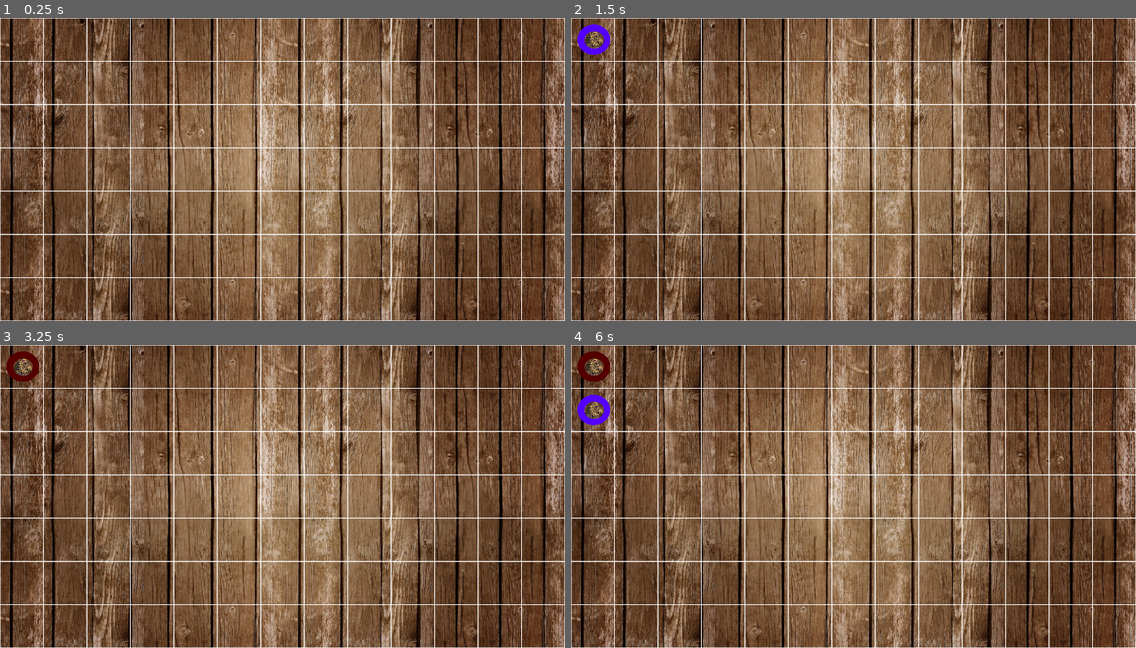
Above: before the commit, frames 1-4 (two rows, left to right).
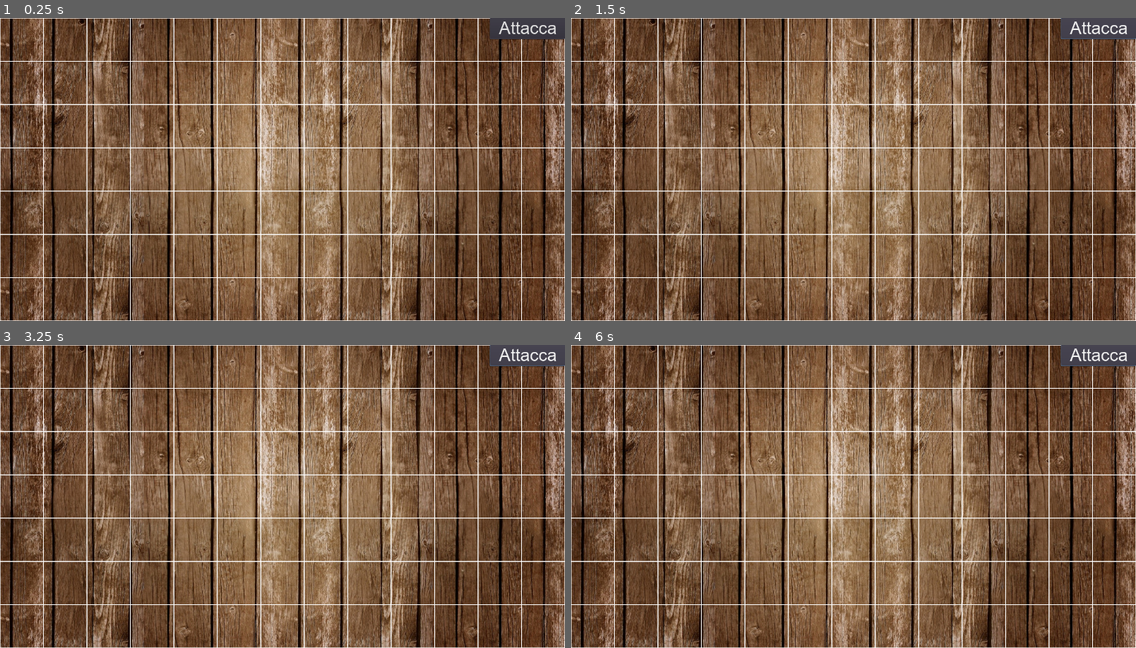
Above: after the commit, the same moments.

Repository: Cesandri89/Chess-Game
Game: Godot game, scene res://Board.tscn
The game is run twice, just before and just after one commit, with the same random seed, the same clock (stepped at 60 frames per second) and the same inputs.
Inputs (mouse positions are in pixels of both pictures, inside the frame that each line leads up to):
- Up to frame 1 (0.25 s): no input
- Up to frame 2 (1.5 s): click (1096, 27) at 0.5 s, where only the run after the commit has a clickable "Attacca"; tap Enter (enter) at 1.25 s; hold Right (ui_right) from 1.28 s (still down); tap B (b) at 1.35 s
- Up to frame 3 (3.25 s): tap Enter (enter) at 1.55, 2.1, 2.75, 3.05 s; tap Space at 2 s; release Right (ui_right) at 2.03 s; hold Down (ui_down) 2.03-2.78 s; tap B (b) at 2.3, 2.85 s; hold Right (ui_right) from 2.78 s (still down)
- Up to frame 4 (6 s): tap Space at 3.5, 5 s; release Right (ui_right) at 3.53 s; hold Up (ui_up) 3.53-4.28 s; tap Enter (enter) at 3.6, 4.25, 4.55, 5.1 s; tap B (b) at 3.8, 4.35, 5.3, 5.85 s; hold Left (ui_left) 4.28-5.78 s; hold Down (ui_down) from 5.78 s (still down)

The runs differ from the first frame. In frame 1, 0.9% of the frame differs, in the area x 86-100%, y 0-8%; in frame 2, 1.4%; in frame 3, 1.4%; in frame 4, 1.8%, in the area x 1-100%, y 0-27%.
Error after the commit: Parse Error: Variable "y2" already defined in the scope (at line 25). (res://Board.gd:26)

Commit message:
Add files via upload

Diff:
--- a/Area2D.gd
+++ b/Area2D.gd
@@ -1,17 +1,34 @@
-extends Area2D
+extends KinematicBody2D
 
 # Declare member variables here. Examples:
 # var a = 2
 # var b = "text"
 var active = true
+var moving
+var new_position
+var board = load("res://Board.gd")
+
 # Called when the node enters the scene tree for the first time.
 func _ready():
 	$AnimatedSprite.play("normal")
 
+	new_position = Vector2(0,0)
+	moving = false
+
 # Called every frame. 'delta' is the elapsed time since the previous frame.
 func _process(delta):
 	#$circle.draw_circle(Vector2(50,50),50,Color.blue)
+	if moving:
+		$AnimatedSprite.play("walk")
+		if self.position.x < self.new_position.x:
+		    	self.position.x += 1
+		else:
+			self.position = self.new_position
+			$AnimatedSprite.play("normal")
+			self.moving = false
 
+	else:
+		$AnimatedSprite.play("normal")
 
 	if active:
 		if Input.is_action_just_pressed("enter"):
@@ -40,3 +57,17 @@
 			print("up")
 			if position.y > 50:
 				position += Vector2(0,-100)
+
+func teleport(player):
+	if player == 1:
+		#move right
+		position.x += 100
+	else:
+		position.x -= 100
+
+func _move():
+	pass
+	#TweetNode.interpolate_property(self, "transform/position", get_position(),
+	# Vector2(position.x + 100, 0), 1.0,
+	# Tween.TRANS_BACK, Tween.EASE_IN)
+	#TweetNode.start()
--- a/Board.gd
+++ b/Board.gd
@@ -1,4 +1,4 @@
-extends CanvasLayer
+extends Control
 
 # Declare member variables here. Examples:
 # var a = 2
@@ -11,18 +11,49 @@
 #print(board)
 var x = 0
 var y = 0
+var line = ""
+var mon_count = 0
+var locked = false
+var hello = "hello"
+var cross = preload("res://Cross.tscn")
 # Called when the node enters the scene tree for the first time.
+
+
+func prettyprint(board):
+	print(board)
+	var x2 = 0
+	var y2 = 0
+	for y2 in range(board.size()):
+		line = ""
+		for x2 in range(board[y2].size()):
+			line += "| "+ str(board[y2][x2]) + " | "
+
+		print(line)
+
+
 func _ready():
-	for y in range(8):
+	# create empty array
+	for y in range(7):
 		board.append([])
 		board[y].resize(13)
 		for x in range(13):
 			board[y][x] = 0
 
-	#var board = []
+
+	print("empty board:")
+	prettyprint(board)
+	x = 0
+	y = 0
 
 # Called every frame. 'delta' is the elapsed time since the previous frame.
 func _process(delta):
+	#elif $ButtonTimer.is_stopped():
+	#	$Button.text = "Attack"
+
+	if mon_count < 4:
+		$Button.hide()
+	else:
+		$Button.show()
 
 	if Input.is_action_just_pressed("ui_left"):
 		if counter == 1 and x > 0:
@@ -55,10 +86,65 @@
 			counter += 1
 
 	if Input.is_action_just_pressed("enter"):
-		#if counter == 1:
-		board[y][x] = 1
-		counter = 0
-		print(board)
+		if counter == 1:
+			if board[y][x] == 0:
+				board[y][x] = 1
+				counter = 0
+				mon_count += 1
+				prettyprint(board)
+				spawn_x(y, x)
+				x = 0
+				y = 0
+
+			else:
+				print(board)
+				print("not possible")
+
+				#$Node2D.draw_line(Vector2(50,50),Vector2(500,500),Color.red)
+	#if Input.is_action_just_pressed("
 
 
-	#if Input.is_action_just_pressed("
+func _on_Button_pressed():
+	var minions = get_tree().get_nodes_in_group("monsters")
+	var crosses = get_tree().get_nodes_in_group("crosses")
+	print(crosses)
+
+	locked = false
+	for m in minions:
+			if m.moving == true:
+				locked = true
+				break
+
+
+	if locked == false:
+		$ButtonTimer.start()
+		$Button.text = "Wait.."
+
+		for c in crosses:
+					c.queue_free()
+
+		# move the little figures
+		for m in minions:
+			if m.position.x < 1250:
+				print(board[x])
+				#e._move()
+				print("i am at postiont", m.position.x)
+				m.moving = true
+
+				m.new_position = m.position + Vector2(100,0)
+
+
+
+func spawn_x(y,x):
+
+	var c = cross.instance()
+	#c.position.x = get_parent().board[x][y]
+
+	c.position = Vector2(50+ x * 100,50+ y * 100)
+	c.add_to_group("crosses")
+
+	add_child(c)
+
+func _on_ButtonTimer_timeout():
+	print("ciao")
+	$Button.text = "Attacca"
--- a/Board.tscn
+++ b/Board.tscn
@@ -1,16 +1,35 @@
-[gd_scene load_steps=5 format=2]
+[gd_scene load_steps=7 format=2]
 
 [ext_resource path="res://Board.gd" type="Script" id=1]
 [ext_resource path="res://monsters/mudcrawler/Mudcrawler.tscn" type="PackedScene" id=2]
 [ext_resource path="res://Node2D.gd" type="Script" id=3]
 [ext_resource path="res://background.jpg" type="Texture" id=4]
 
-[node name="CanvasLayer" type="CanvasLayer"]
-layer = -5
+[sub_resource type="DynamicFontData" id=1]
+font_path = "res://Arial.ttf"
+
+[sub_resource type="DynamicFont" id=2]
+size = 40
+font_data = SubResource( 1 )
+
+[node name="HUD" type="Control"]
 script = ExtResource( 1 )
 mudcrawler = ExtResource( 2 )
+
+[node name="Button" type="Button" parent="."]
+margin_left = 1126.96
+margin_top = -2.78952
+margin_right = 1301.96
+margin_bottom = 49.2105
+custom_fonts/font = SubResource( 2 )
+text = "Attacca"
+
+[node name="ButtonTimer" type="Timer" parent="."]
+wait_time = 2.0
 
 [node name="Node2D" type="Node2D" parent="."]
 z_index = -3
 script = ExtResource( 3 )
 texture = ExtResource( 4 )
+[connection signal="pressed" from="Button" to="." method="_on_Button_pressed"]
+[connection signal="timeout" from="ButtonTimer" to="." method="_on_ButtonTimer_timeout"]
--- /dev/null
+++ b/Cross.tscn
@@ -0,0 +1,18 @@
+[gd_scene load_steps=3 format=2]
+
+[ext_resource path="res://cross.png" type="Texture" id=1]
+
+[sub_resource type="RectangleShape2D" id=1]
+extents = Vector2( 38.8373, 40.4455 )
+
+[node name="Area2D" type="Area2D" groups=[
+"crosses",
+]]
+
+[node name="CollisionShape2D" type="CollisionShape2D" parent="."]
+z_index = 5
+shape = SubResource( 1 )
+
+[node name="Sprite" type="Sprite" parent="."]
+scale = Vector2( 0.04, 0.04 )
+texture = ExtResource( 1 )
--- a/Node2D.gd
+++ b/Node2D.gd
@@ -1,4 +1,7 @@
 extends Node2D
+
+
+var wrong = false
 
 export (Texture) var texture setget _set_texture
 # Declare member variables here. Examples:
@@ -34,4 +37,5 @@
 
 # Called every frame. 'delta' is the elapsed time since the previous frame.
 func _process(delta):
+	update()
 	screensize = get_viewport_rect().size
Binary file added: Arial.ttf
Binary file added: cross.png
Not shown, added: cross.png.import
